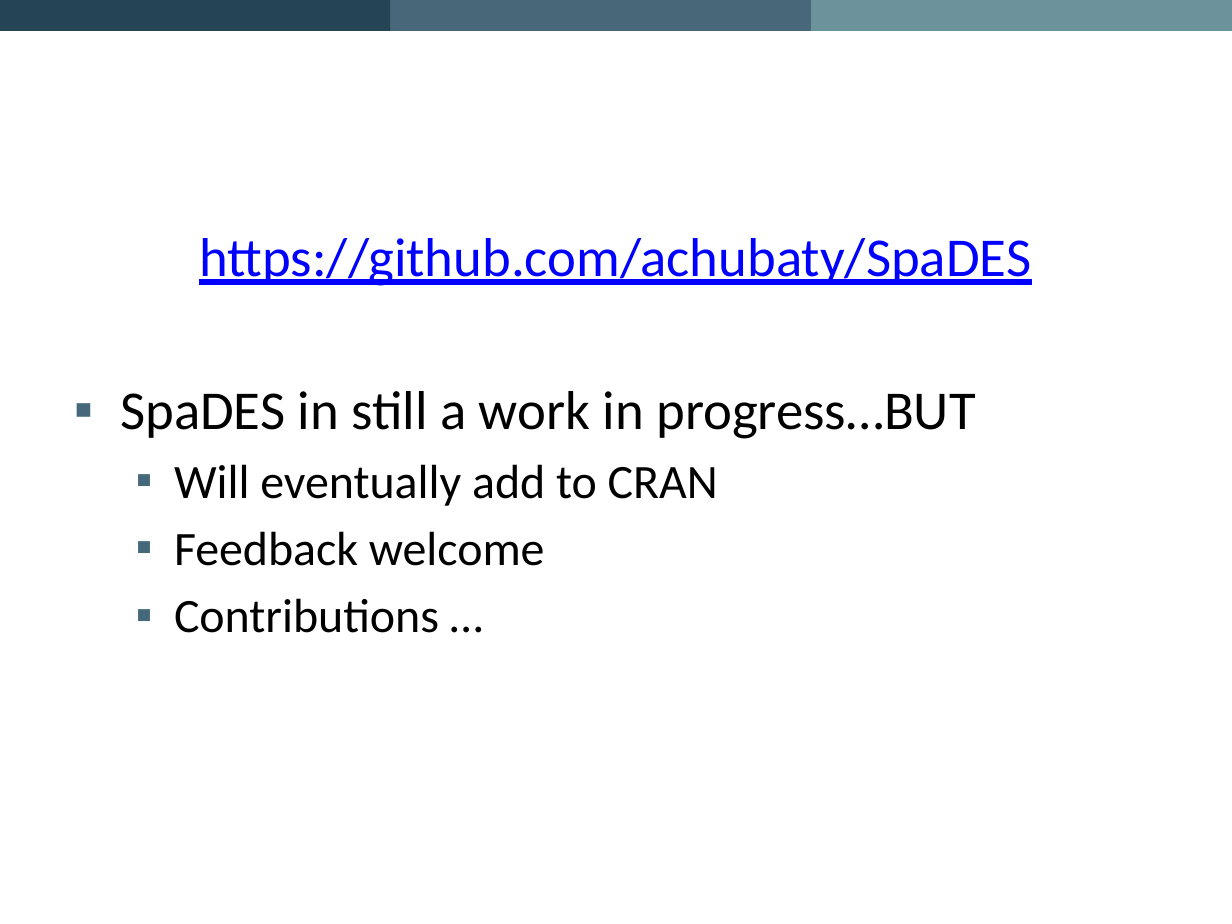
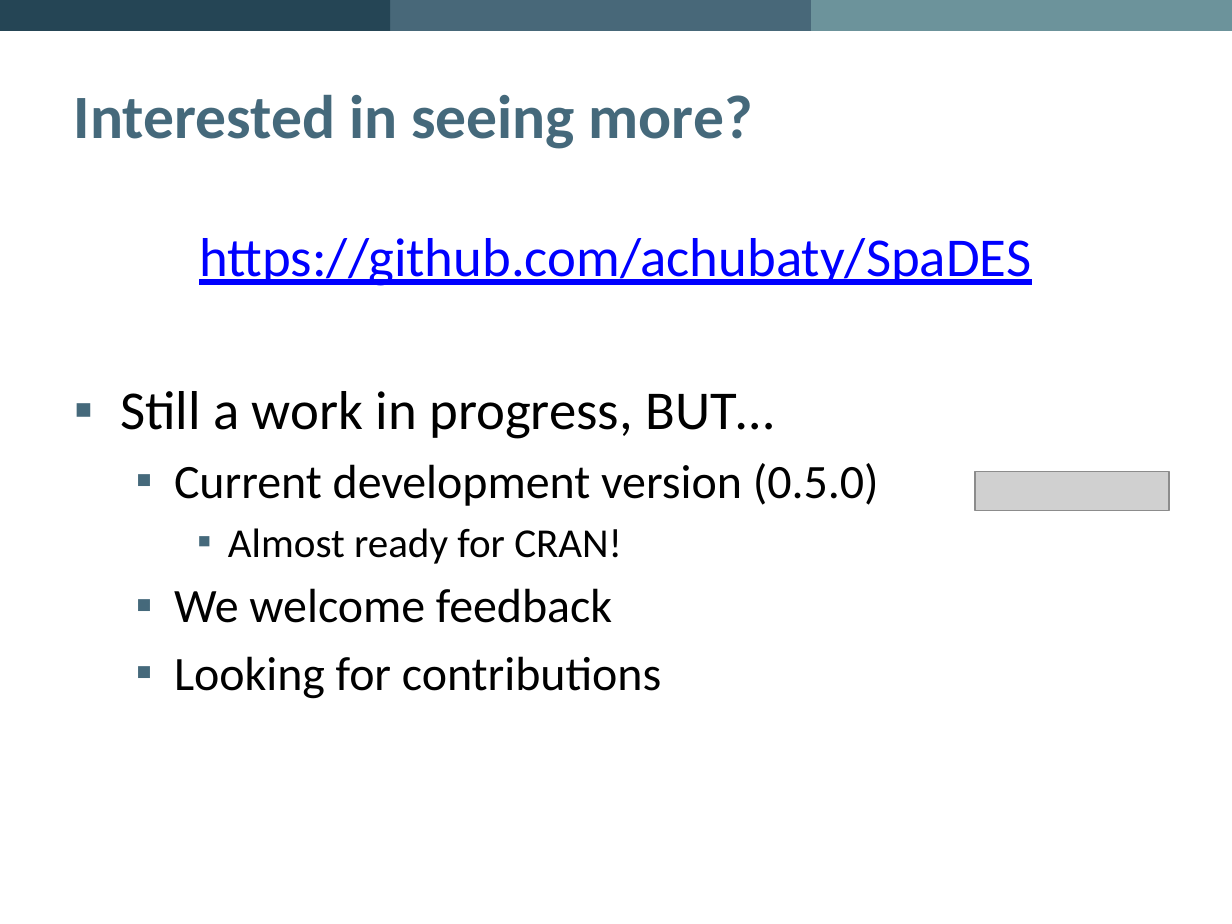
Before and after one commit to PredictiveEcology/SpaDES, a slide deck: slide 23 of development/SpaDES – Spatial Discrete Event Simulation.pptx (slide 26 before the commit). Drawn at 1232x924 pixels with LibreOffice and Linux fonts; fonts in the diff are those of the drawing; grey boxes stand for pictures; background and template pictures are left out. Boxes give left, top, right and bottom in pixels: in the first picture for what was removed or moved away, otherwise in the second. Text is boxed around its words. In the diff, an @@ line names an element or a change of style, - is before the commit and + after.

```diff
--- a/development/SpaDES – Spatial Discrete Event Simulation.pptx
+++ b/development/SpaDES – Spatial Discrete Event Simulation.pptx
@@ title added at (x1=74, y1=94, x2=753, y2=149), 36 pt, text #45697B, bold @@
+Interested in seeing more?
@@ text at (x1=120, y1=391, x2=879, y2=699): text changed @@
-▪ SpaDES in still a work in progress…BUT
-  ▪ Will eventually add to CRAN
-  ▪ Feedback welcome
-  ▪ Contributions …
+▪ Still a work in progress, BUT…
+  ▪ Current development version (0.5.0)
+    ▪ Almost ready for CRAN!
+  ▪ We welcome feedback
+  ▪ Looking for contributions
@@ picture added at (x1=975, y1=472, x2=1168, y2=510) @@
```
Also in this commit, not shown: 12 other slides changed, 3 slides added, 6 slides removed.
